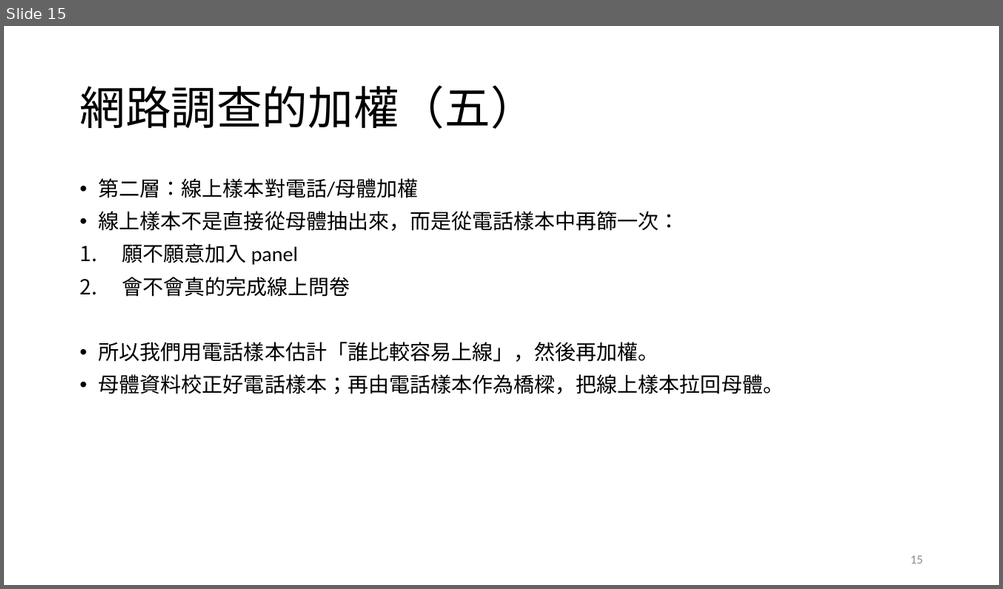
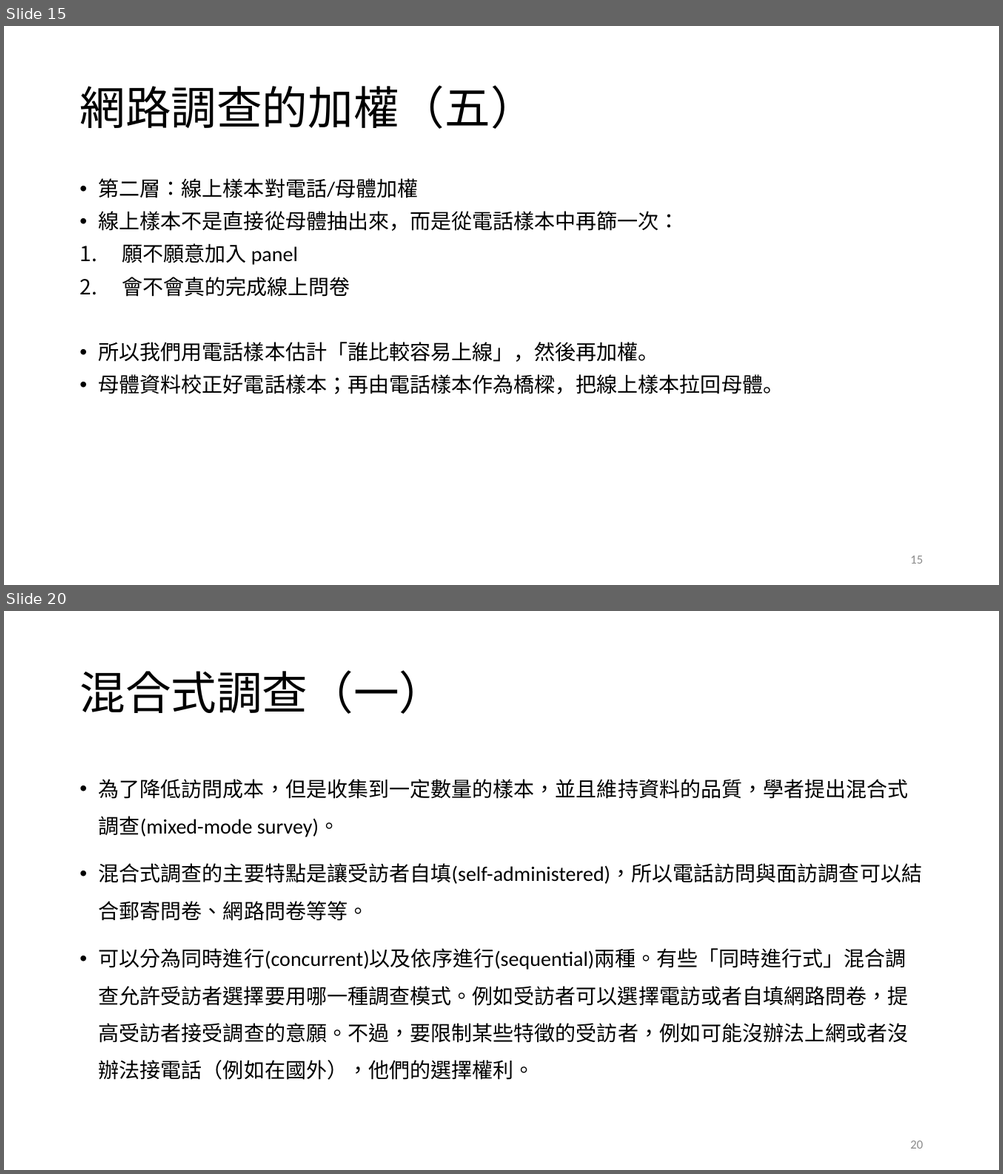
Before and after one commit to TsaiChiahung/PublicOpinion2026, a slide deck: 投影片/民意與調查Week4.pptx. Shown one above the other, each under a label of ours: slide 15 before the commit, slides 15 and 20 after it; the slides between them are not shown. The pictures are 1003x589 and 1003x1174 pixels, drawn with LibreOffice and Linux fonts; fonts in the diff are those of the drawing. Boxes give left, top, right and bottom in pixels: in the first picture for what was removed or moved away, otherwise in the second. Text is boxed around its words. In the diff, an @@ line names an element or a change of style, - is before the commit and + after.

```diff
--- a/投影片/民意與調查Week4.pptx
+++ b/投影片/民意與調查Week4.pptx
@@ slide 20 added at bbox=[4, 611, 999, 1170], background #FFFFFF @@
@@ title added at bbox=[79, 670, 444, 714], 44 pt, text #000000 @@
+混合式調查（一）
@@ text added at bbox=[99, 779, 922, 1080], 20 pt, text #000000 @@
+• 為了降低訪問成本，但是收集到一定數量的樣本，並且維持資料的品質，學者提出混合式調查(mixed-mode survey)。
+• 混合式調查的主要特點是讓受訪者自填(self-administered)，所以電話訪問與面訪調查可以結合郵寄問卷、網路問卷等等。
+• 可以分為同時進行(concurrent)以及依序進行(sequential)兩種。有些「同時進行式」混合調查允許受訪者選擇要用哪一種調查模式。例如受訪者可以選擇電訪或者自填網路問卷，提高受訪者接受調查的意願。不過，要限制某些特徵的受訪者，例如可能沒辦法上網或者沒辦法接電話（例如在國外），他們的選擇權利。
@@ page number added at bbox=[910, 1141, 922, 1149], 12 pt, text #8C8C8C @@
+20
```
Also in this commit, not shown: 4 slides changed, 5 other slides added, 1 other file.
